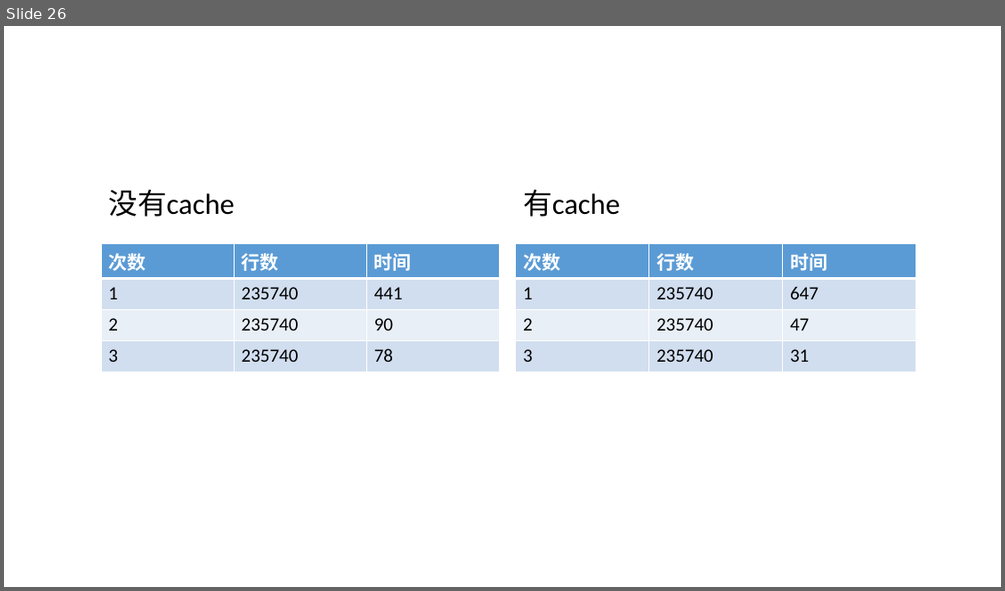
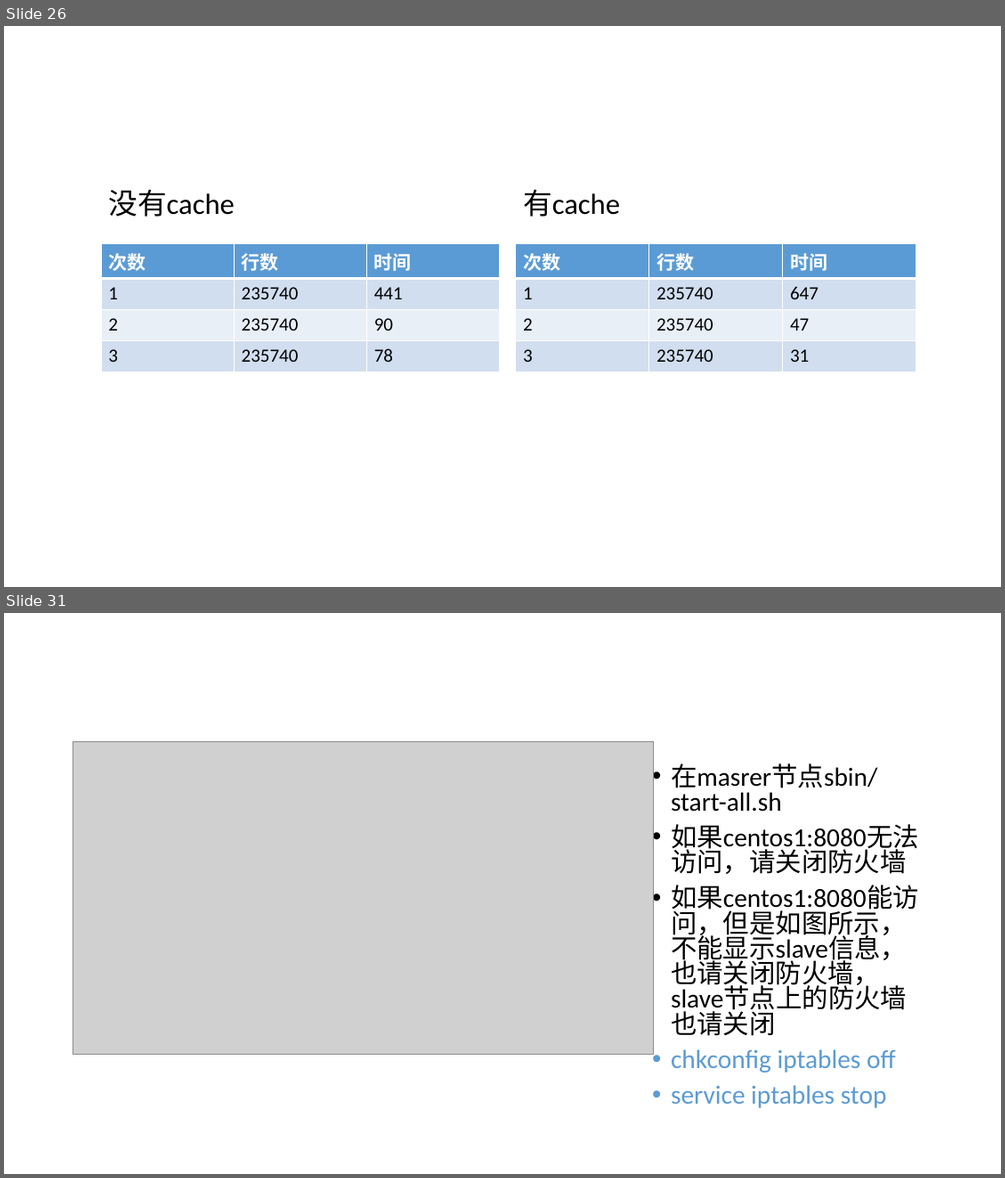
Before and after one commit to zhangpanfeng/darren-spark, a slide deck: doc/Spark.pptx. Shown one above the other, each under a label of ours: slide 26 before the commit, slides 26 and 31 after it; the slides between them are not shown. The pictures are 1005x591 and 1005x1178 pixels, drawn with LibreOffice and Linux fonts; fonts in the diff are those of the drawing; grey boxes stand for pictures. Boxes give left, top, right and bottom in pixels: in the first picture for what was removed or moved away, otherwise in the second. Text is boxed around its words. In the diff, an @@ line names an element or a change of style, - is before the commit and + after.

```diff
--- a/doc/Spark.pptx
+++ b/doc/Spark.pptx
@@ slide 31 added at <box>4,613,1001,1174</box>, background #FFFFFF @@
@@ picture added at <box>73,742,654,1054</box> @@
@@ text added at <box>671,763,919,1108</box>, 25.2 pt, text #000000 @@
+• 在masrer节点sbin/start-all.sh
+• 如果centos1:8080无法访问，请关闭防火墙
+• 如果centos1:8080能访问，但是如图所示，不能显示slave信息，也请关闭防火墙，slave节点上的防火墙也请关闭
+• chkconfig iptables off
+• service iptables stop
```
Also in this commit, not shown: 12 other slides added, 2 slides removed, 8 other files.
